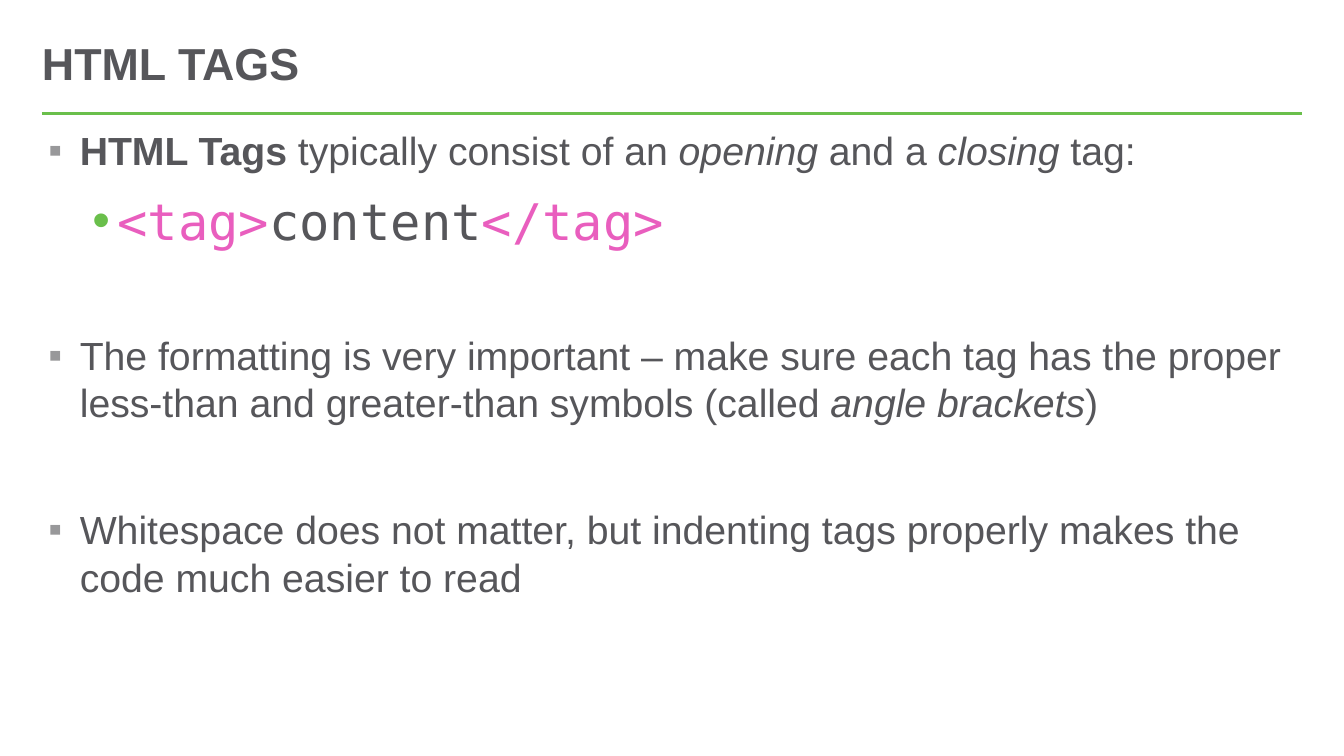
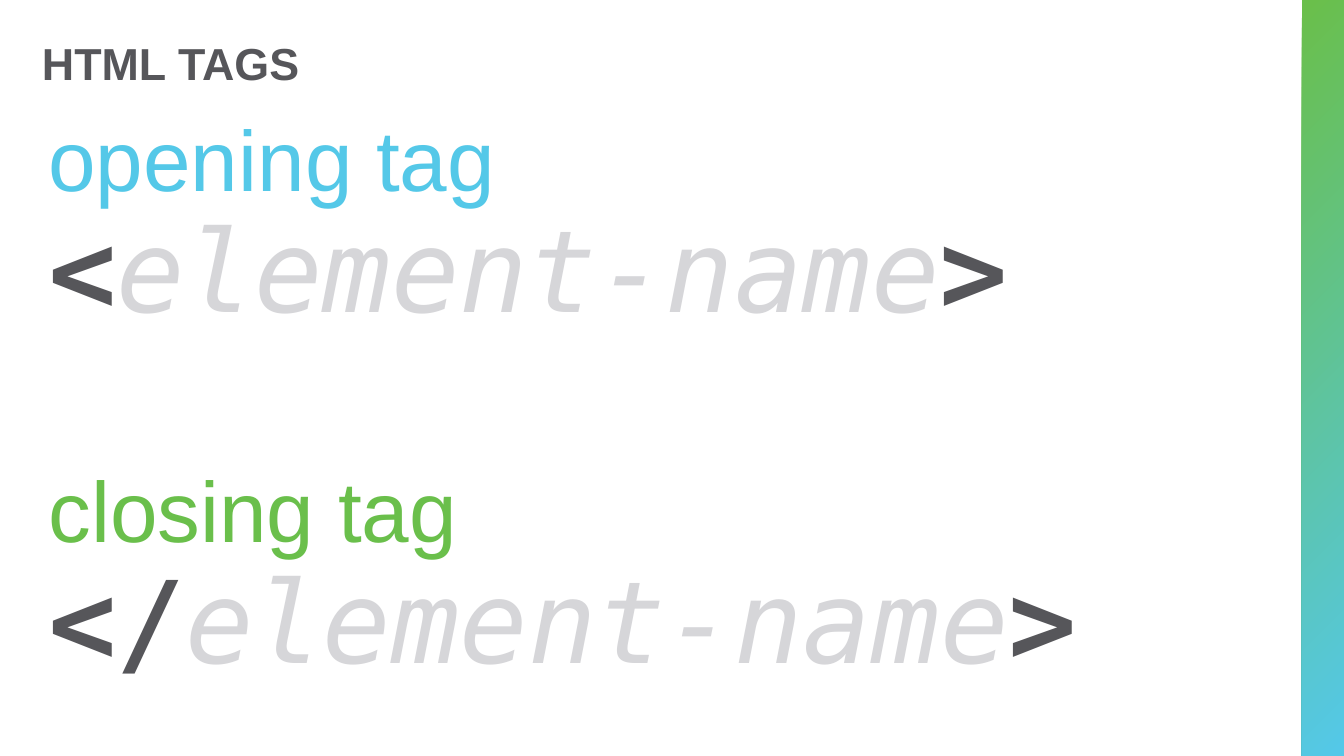
Before and after one commit to hytechclub/web-101, a slide deck: slide 10 of Week01/HelloHtml.pptx (slide 7 before the commit). Drawn at 1344x756 pixels with LibreOffice and Linux fonts; fonts in the diff are those of the drawing. Boxes give left, top, right and bottom in pixels: in the first picture for what was removed or moved away, otherwise in the second. Text is boxed around its words. In the diff, an @@ line names an element or a change of style, - is before the commit and + after.

```diff
--- a/Week01/HelloHtml.pptx
+++ b/Week01/HelloHtml.pptx
@@ rectangle added at (1303,0,1344,756), fill gradient #6ABF4B to #54C8E8 @@
@@ line removed from (42, 113) to (1303, 113) @@
@@ text at (48,129,1077,674): text changed; size 28 to 81.4 pt; font Arial to DejaVu Sans Mono; text colour #56565A to #D6D6D9 @@
-▪ HTML Tags typically consist of an opening and a closing tag:
-  • <tag>content</tag>
-▪ The formatting is very important – make sure each tag has the proper less-than and greater-than symbols (called angle brackets)
-▪ Whitespace does not matter, but indenting tags properly makes the code much easier to read
+opening tag
+<element-name>
+closing tag
+</element-name>
```
Also in this commit, not shown: 4 other slides changed, 5 slides added, 5 other files.
